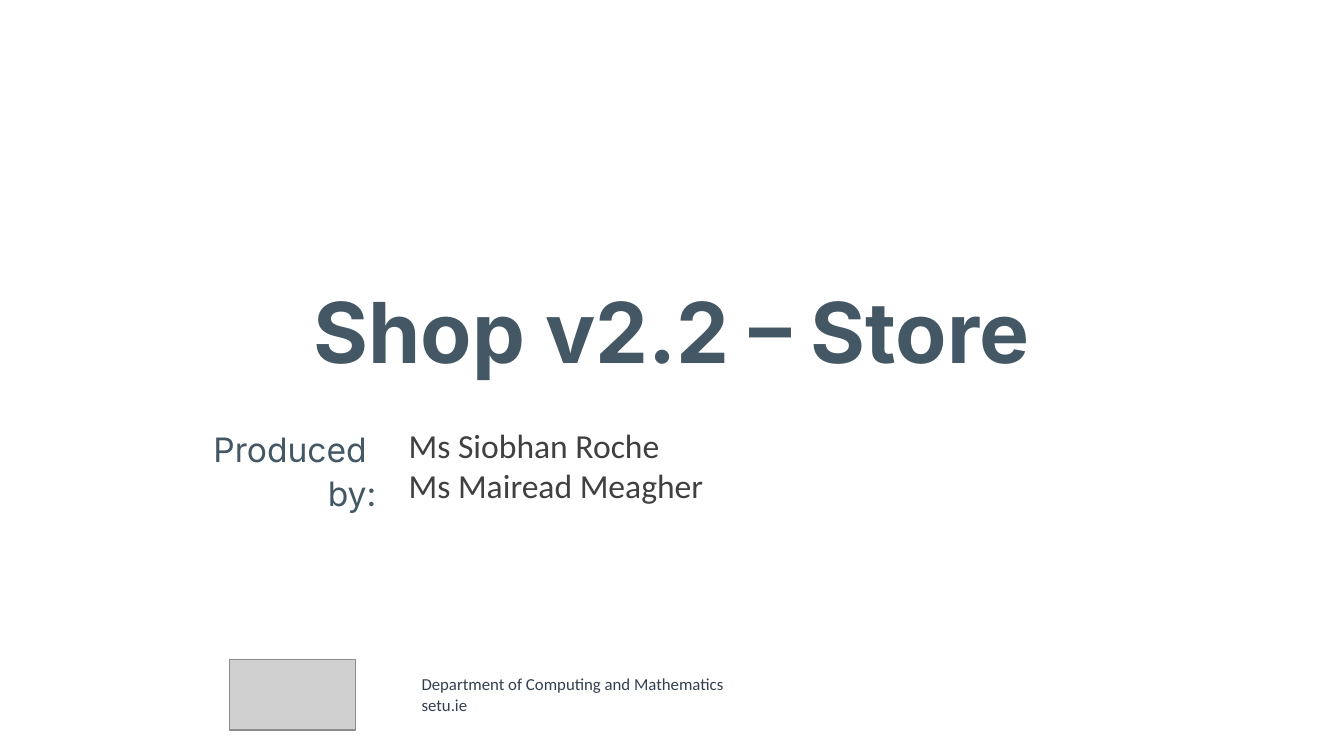
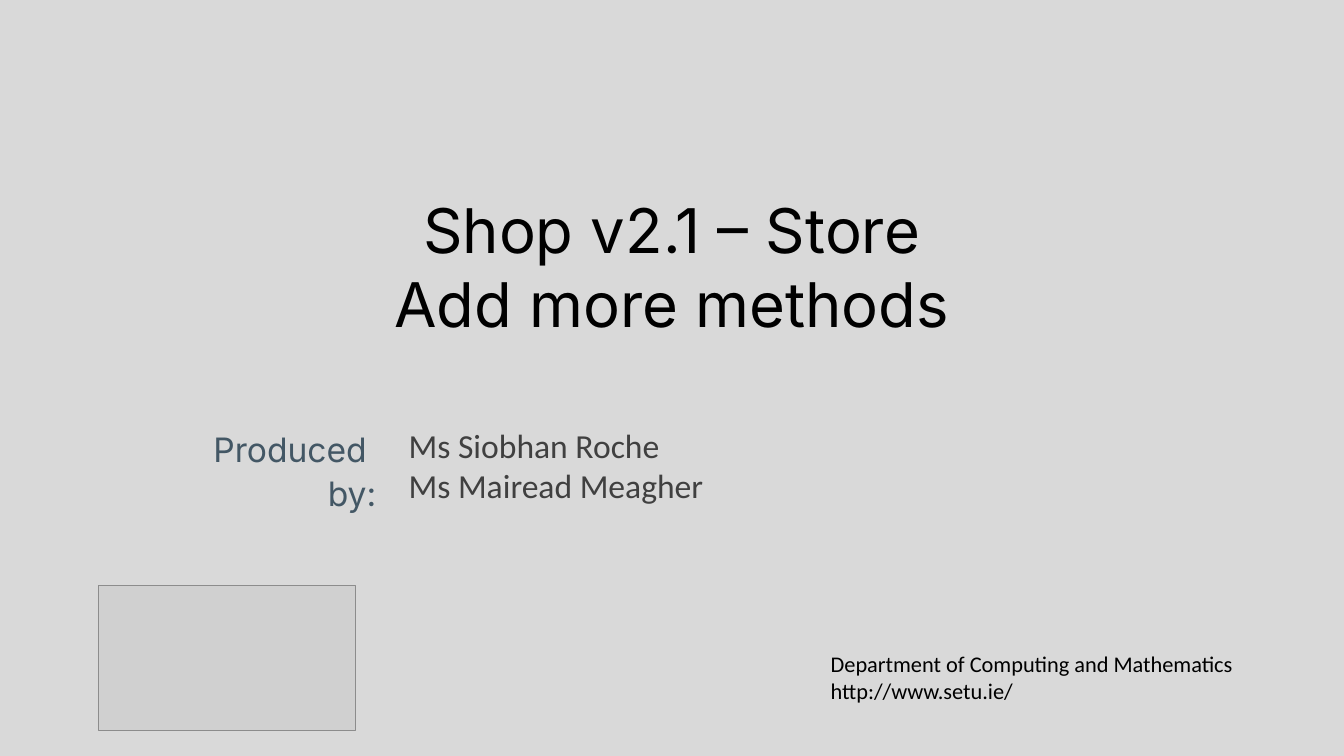
Before and after one commit to Programming-Fundamentals-SETU/prog-fund-1-sept-25, a slide deck: slide 1 of topic08-arrays-of-objects/unit-1/talk-4-array-store/a-array-store.pptx. Drawn at 1344x756 pixels with LibreOffice and Linux fonts; fonts in the diff are those of the drawing; grey boxes stand for pictures. Boxes give left, top, right and bottom in pixels: in the first picture for what was removed or moved away, otherwise in the second. Text is boxed around its words. In the diff, an @@ line names an element or a change of style, - is before the commit and + after.

```diff
--- a/topic08-arrays-of-objects/unit-1/talk-4-array-store/a-array-store.pptx
+++ b/topic08-arrays-of-objects/unit-1/talk-4-array-store/a-array-store.pptx
@@ background #FFFFFF to #D9D9D9 @@
@@ title "Shop v2.1 – Store Add ..." at bbox=[394, 207, 949, 328]: vertical alignment bottom to middle @@
@@ title at bbox=[394, 207, 949, 328]: text changed; size 60 to 44 pt; text colour #435765 to #000000; bold off @@
-Shop v2.2 – Store
+Shop v2.1 – Store
+Add more methods
@@ picture: place and size @@
-picture at bbox=[230, 659, 356, 730]
+picture at bbox=[99, 586, 356, 730]
@@ text "Department of Computing and Mathematics": place and size @@
-text "Department of Computing and Mathematics" at bbox=[422, 678, 723, 711]
+text "Department of Computing and Mathematics" at bbox=[831, 656, 1233, 703]
@@ text at bbox=[831, 656, 1233, 676]: size 12 to 16 pt, text colour #333F50 to #000000 in "Department of Computing and Mathematics" @@
@@ text at bbox=[831, 683, 1013, 703]: text changed; size 12 to 16 pt; text colour #333F50 to #000000 @@
-setu.ie
+http://www.setu.ie/
```
Also in this commit, not shown: 9 other slides changed, 3 slides added, 25 other files.
